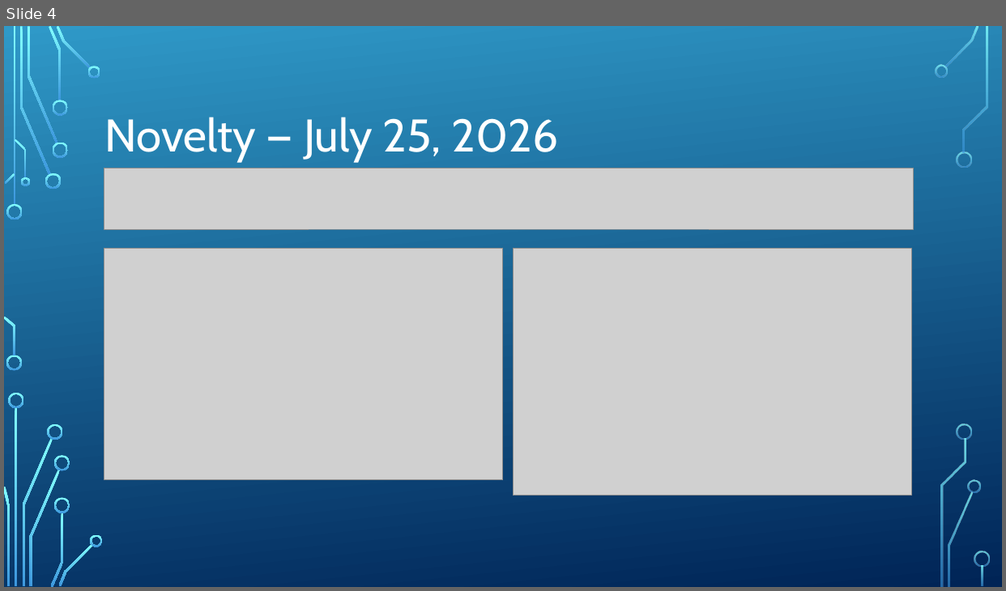
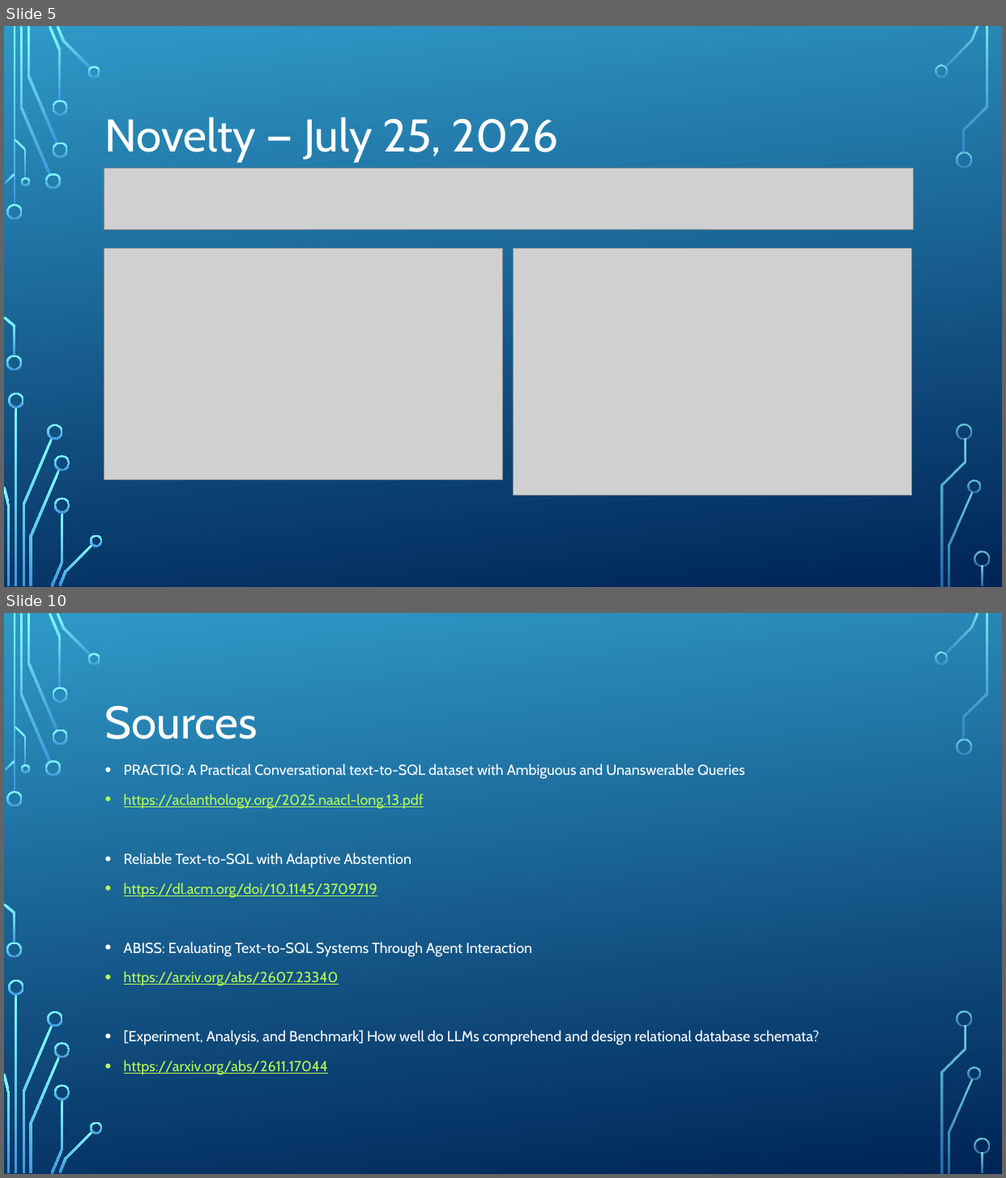
Before and after one commit to ofirbuch-minervaxr/information-sufficiency-unfamiliar-databases, a slide deck: Slides/Information Sufficiency in Unfamiliar Databases.pptx. Shown one above the other, each under a label of ours: slide 4 before the commit, slides 5 and 10 after it; the slides between them are not shown. The pictures are 1006x591 and 1006x1178 pixels, drawn with LibreOffice and Linux fonts; fonts in the diff are those of the drawing; grey boxes stand for pictures; background and template pictures are left out. Boxes give left, top, right and bottom in pixels: in the first picture for what was removed or moved away, otherwise in the second. Text is boxed around its words. In the diff, an @@ line names an element or a change of style, - is before the commit and + after.

```diff
--- a/Slides/Information Sufficiency in Unfamiliar Databases.pptx
+++ b/Slides/Information Sufficiency in Unfamiliar Databases.pptx
@@ slide 10 added at (x1=4, y1=613, x2=1002, y2=1174), background picture (left out); not listed: 36 template elements that a slide beside it also shows @@
@@ text added at (x1=105, y1=705, x2=258, y2=739), 44 pt, text #FFFFFF @@
+Sources
@@ text added at (x1=124, y1=764, x2=819, y2=1076), 14 pt, text #FFFFFF @@
+• PRACTIQ: A Practical Conversational text-to-SQL dataset with Ambiguous and Unanswerable Queries
+• https://aclanthology.org/2025.naacl-long.13.pdf
+• Reliable Text-to-SQL with Adaptive Abstention
+• https://dl.acm.org/doi/10.1145/3709719
+• ABISS: Evaluating Text-to-SQL Systems Through Agent Interaction
+• https://arxiv.org/abs/2607.23340
+• [Experiment, Analysis, and Benchmark] How well do LLMs comprehend and design relational database schemata?
+• https://arxiv.org/abs/2611.17044
@@ what was slide 4 is now slide 5 @@
```
Also in this commit, not shown: 7 slides changed, 1 other slide added, 1 other file.
